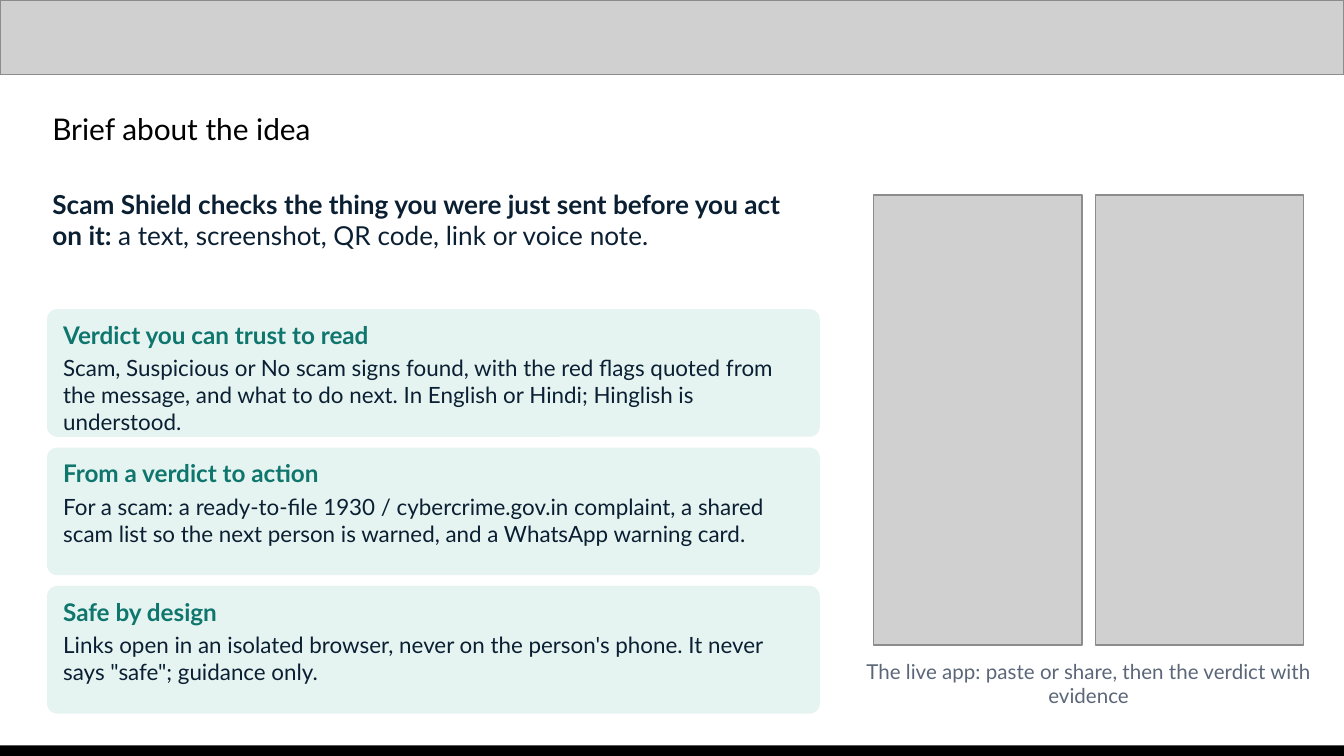
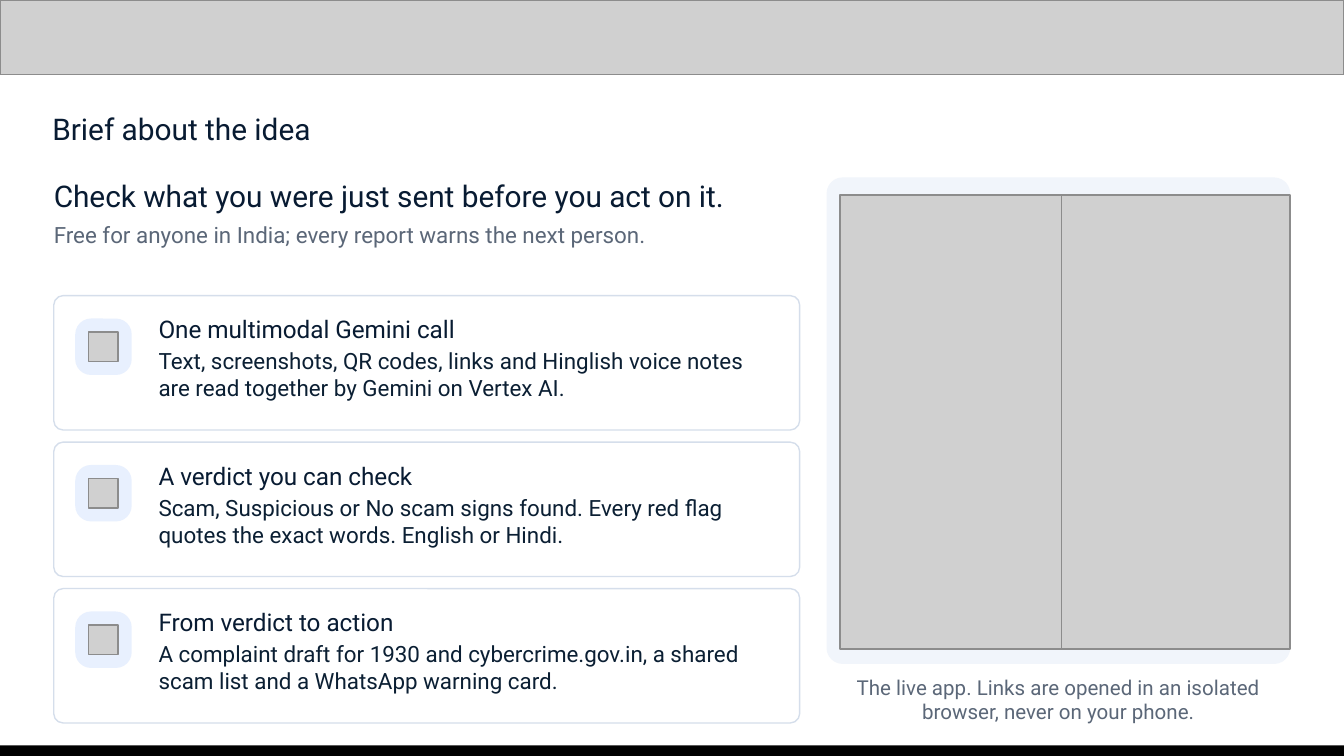
Before and after one commit to Namans12/scam-shield, a slide deck: slide 3 of docs/submission/Scam-Shield-deck.pptx. Drawn at 1344x756 pixels with LibreOffice and Linux fonts; fonts in the diff are those of the drawing; grey boxes stand for pictures. Boxes give left, top, right and bottom in pixels: in the first picture for what was removed or moved away, otherwise in the second. Text is boxed around its words. In the diff, an @@ line names an element or a change of style, - is before the commit and + after.

```diff
--- a/docs/submission/Scam-Shield-deck.pptx
+++ b/docs/submission/Scam-Shield-deck.pptx
@@ text "Brief about the idea" at bbox=[52, 117, 310, 141]: font Lato to Roboto, text colour #000000 to #081B32 @@
@@ rounded rectangle added at bbox=[827, 177, 1290, 664], fill #F1F5FB @@
@@ text at bbox=[54, 184, 724, 248]: text changed; size 14 to 12 pt; font Lato to Roboto; text colour #0B1F33 to #5B6778; bold off @@
-Scam Shield checks the thing you were just sent before you act on it: a text, screenshot, QR code, link or voice note.
+Check what you were just sent before you act on it.
+Free for anyone in India; every report warns the next person.
@@ picture: place and size @@
-picture at bbox=[874, 195, 1082, 645]
+picture at bbox=[840, 195, 1068, 649]
@@ picture: place and size @@
-picture at bbox=[1095, 195, 1304, 645]
+picture at bbox=[1062, 195, 1290, 649]
@@ rounded rectangle: place and size @@
-rounded rectangle at bbox=[47, 309, 820, 437]
+rounded rectangle at bbox=[54, 296, 800, 430]
@@ rounded rectangle at bbox=[54, 296, 800, 430]: fill #E6F4F1 to #FFFFFF; outline none to #D5DEEB 0.75 pt; proportions changed @@
@@ text removed at bbox=[63, 326, 773, 430] @@
-Verdict you can trust to read
-Scam, Suspicious or No scam signs found, with the red flags quoted from the message, and what to do next. In English or Hindi; Hinglish is understood.
@@ rounded rectangle added at bbox=[75, 319, 132, 375], fill #E8F0FE @@
@@ text added at bbox=[159, 319, 743, 401], 12 pt, text #0B1F33 @@
+One multimodal Gemini call
+Text, screenshots, QR codes, links and Hinglish voice notes are read together by Gemini on Vertex AI.
@@ picture added at bbox=[89, 332, 118, 362] @@
@@ rounded rectangle removed at bbox=[47, 448, 820, 575] @@
@@ rounded rectangle at bbox=[54, 442, 800, 577]: fill #E6F4F1 to #FFFFFF; outline none to #D5DEEB 0.75 pt; proportions changed @@
@@ rounded rectangle: place and size @@
-rounded rectangle at bbox=[47, 586, 820, 714]
+rounded rectangle at bbox=[54, 442, 800, 577]
@@ rounded rectangle added at bbox=[75, 465, 132, 521], fill #E8F0FE @@
@@ picture added at bbox=[89, 478, 118, 508] @@
@@ text added at bbox=[159, 466, 722, 548], 12 pt, text #0B1F33 @@
+A verdict you can check
+Scam, Suspicious or No scam signs found. Every red flag quotes the exact words. English or Hindi.
@@ rounded rectangle added at bbox=[54, 589, 800, 723], fill #FFFFFF, outline #D5DEEB 0.75 pt @@
@@ text removed at bbox=[63, 603, 763, 684] @@
-Safe by design
-Links open in an isolated browser, never on the person's phone. It never says "safe"; guidance only.
@@ rounded rectangle added at bbox=[75, 612, 132, 668], fill #E8F0FE @@
@@ picture added at bbox=[89, 625, 118, 655] @@
@@ text at bbox=[159, 612, 738, 694]: text changed; font Lato to Roboto @@
-From a verdict to action
-For a scam: a ready-to-file 1930 / cybercrime.gov.in complaint, a shared scam list so the next person is warned, and a WhatsApp warning card.
+From verdict to action
+A complaint draft for 1930 and cybercrime.gov.in, a shared scam list and a WhatsApp warning card.
@@ text added at bbox=[857, 679, 1260, 724], 11 pt, text #5B6778 @@
+The live app. Links are opened in an isolated browser, never on your phone.
@@ text removed at bbox=[866, 664, 1310, 703] @@
-The live app: paste or share, then the verdict with evidence
```
Also in this commit, not shown: 12 other slides changed, 1 slide added, 1 slide removed, 59 other files.
